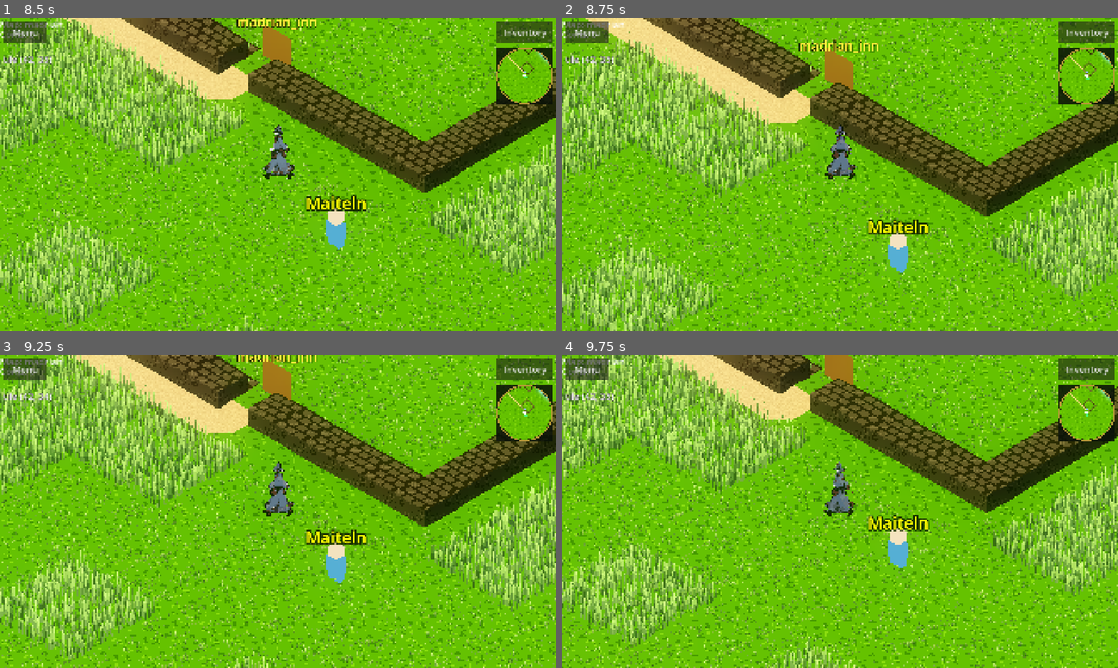
Above: before the commit, frames 1-4 (two rows, left to right).
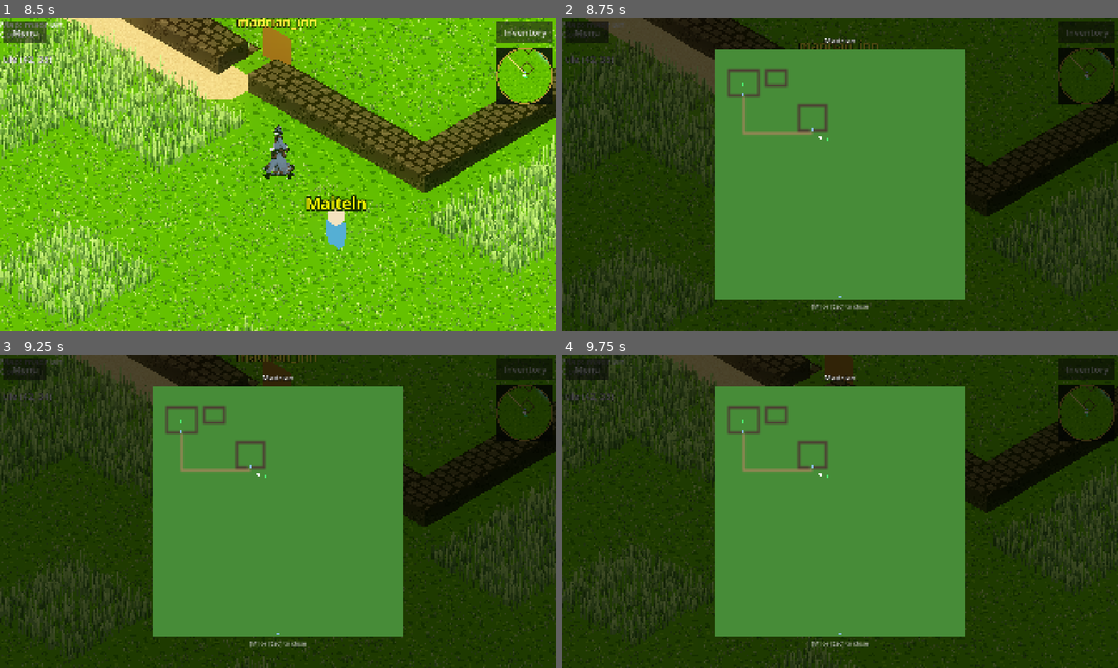
Above: after the commit, the same moments.

Repository: ChrisPauly97/pear-pudding-godot
Game: Godot game, scene res://scenes/ui/MenuScene.tscn
Same seed, same stepped clock (60 frames per second), same inputs: the game is played once before the commit and once after it.
Inputs (mouse positions are in pixels of both pictures, inside the frame that each line leads up to):
- Up to frame 1 (8.5 s): click "New Game" at 0.5 s; click "Venture Here" at 1.25 s; tap I (inventory) at 2, 2.75, 3.5, 4.25, 5, 5.65, 5.75 s; move the mouse to (400, 158) at 2.02 s; hold D (move_right) 2.03-2.75 s; hold E (interact) 2.03-2.75 s; click (400, 158) at 2.17 s; tap Space (jump) at 2.27, 5.27, 8.27 s; drag from (166, 190) to (250, 237) at 2.77 s; move the mouse to (333, 105) at 3.52 s; hold D (move_right) 3.53-4.25 s; tap 2 at 3.6 s; click (333, 105) at 3.67 s; drag from (250, 237) to (111, 127) at 4.27 s; move the mouse to (444, 221) at 5.02 s; hold A (move_left) 5.03-5.75 s; tap 4 at 5.1 s; click (444, 221) at 5.17 s; drag from (111, 127) to (194, 96) at 5.77 s; move the mouse to (305, 174) at 6.52 s; hold S (move_down) 6.53-7.25 s; tap 6 at 6.6 s; click (305, 174) at 6.67 s; tap Escape (ui_cancel) at 7.15 s; drag from (194, 96) to (166, 190) at 7.27 s; move the mouse to (400, 158) at 8.02 s; hold W (move_up) from 8.03 s (still down); tap 8 at 8.1 s; click (400, 158) at 8.17 s
- Up to frame 2 (8.75 s): keep holding W (move_up); tap M (map_view, bound only after the commit) at 8.65 s
- Up to frame 3 (9.25 s): release W (move_up) at 8.75 s; drag from (166, 527) to (250, 574) at 8.77 s
- Up to frame 4 (9.75 s): move the mouse to (895, 442) at 9.52 s; hold S (move_down) from 9.53 s (still down); tap O at 9.6 s; click (895, 442) at 9.67 s

Frame 1 is identical in both runs. In frame 2, 99% of the frame differs, in the area x 0-100%, y 0-100%; in frame 3, 99%; in frame 4, 99%.

Commit message:
TID-040: add M-key full-map view overlay for named maps
MapViewOverlay (CanvasLayer) renders the 100×100 tile grid as a
color-coded ImageTexture with entity dots (player, enemies, NPCs,
merchants, chests, doors). Toggle with M; close with M or Escape.
Only available in named-map mode. Input action map_view added to
project.godot.

https://claude.ai/code/session_01TAymhrjKjn5yEGcZadyQ8r

Diff:
--- a/project.godot
+++ b/project.godot
@@ -74,6 +74,11 @@
 "events": [Object(InputEventKey,"resource_local_to_scene":false,"resource_name":"","device":-1,"window_id":0,"alt_press …(192 unchanged characters)…
 ]
 }
+map_view={
+"deadzone": 0.5,
+"events": [Object(InputEventKey,"resource_local_to_scene":false,"resource_name":"","device":-1,"window_id":0,"alt_pressed":false,"shift_pressed":false,"ctrl_pressed":false,"meta_pressed":false,"pressed":false,"keycode":0,"physical_keycode":77,"key_label":0,"unicode":109,"location":0,"echo":false,"script":null)
+]
+}
 
 [rendering]
 
--- /dev/null
+++ b/scenes/ui/MapViewOverlay.gd
@@ -0,0 +1,189 @@
+# scenes/ui/MapViewOverlay.gd
+# Full-map view overlay toggled by the M key when in a named map.
+# Shows the 100×100 tile grid as a color-coded image with entity dots on top.
+extends CanvasLayer
+
+signal closed
+
+# Tile color palette
+const _COL_GRASS := Color(0.28, 0.55, 0.22)
+const _COL_WALL  := Color(0.30, 0.25, 0.20)
+const _COL_HILL  := Color(0.55, 0.42, 0.22)
+const _COL_PATH  := Color(0.62, 0.52, 0.35)
+const _COL_UNK   := Color(0.10, 0.10, 0.10)
+
+# Entity dot colours
+const _DOT_PLAYER   := Color(1.00, 1.00, 1.00)
+const _DOT_ENEMY    := Color(0.95, 0.20, 0.20)
+const _DOT_CHEST    := Color(1.00, 0.85, 0.10)
+const _DOT_DOOR     := Color(0.55, 0.75, 1.00)
+const _DOT_NPC      := Color(0.30, 0.95, 0.45)
+const _DOT_MERCHANT := Color(0.20, 0.90, 0.90)
+
+var _player: CharacterBody3D
+var _npc_nodes: Dictionary
+var _npc_data: Dictionary
+var _enemy_nodes: Dictionary
+var _chest_nodes: Dictionary
+var _door_nodes: Dictionary
+
+var _panel_pos: Vector2
+var _panel_size: float
+var _dot_layer: _DotLayer
+
+
+# ── Inner dot-drawing layer ───────────────────────────────────────────────────
+class _DotLayer extends Control:
+	var overlay  # untyped — inner class cannot reference outer by name
+
+	func _ready() -> void:
+		mouse_filter = MOUSE_FILTER_IGNORE
+
+	func _draw() -> void:
+		if overlay:
+			overlay._on_draw(self)
+
+
+# ─────────────────────────────────────────────────────────────────────────────
+
+func setup(world_map, map_name: String, player: CharacterBody3D,
+		npc_nodes: Dictionary, npc_data: Dictionary,
+		enemy_nodes: Dictionary, chest_nodes: Dictionary,
+		door_nodes: Dictionary) -> void:
+	_player      = player
+	_npc_nodes   = npc_nodes
+	_npc_data    = npc_data
+	_enemy_nodes = enemy_nodes
+	_chest_nodes = chest_nodes
+	_door_nodes  = door_nodes
+
+	var vp: Vector2 = get_viewport().get_visible_rect().size
+	var vh: float = vp.y
+	var vw: float = vp.x
+	_panel_size = minf(vw, vh) * 0.80
+	_panel_pos = Vector2((vw - _panel_size) * 0.5, (vh - _panel_size) * 0.5)
+
+	# ── Dim background ────────────────────────────────────────────────────────
+	var bg := ColorRect.new()
+	bg.color = Color(0.0, 0.0, 0.0, 0.70)
+	bg.size = vp
+	bg.mouse_filter = Control.MOUSE_FILTER_IGNORE
+	add_child(bg)
+
+	# ── Panel ─────────────────────────────────────────────────────────────────
+	var panel := ColorRect.new()
+	panel.color = Color(0.08, 0.08, 0.10, 1.0)
+	panel.size = Vector2(_panel_size, _panel_size)
+	panel.position = _panel_pos
+	panel.mouse_filter = Control.MOUSE_FILTER_IGNORE
+	add_child(panel)
+
+	# ── Tile grid image ───────────────────────────────────────────────────────
+	var tex: ImageTexture = _build_map_texture(world_map)
+	var tex_rect := TextureRect.new()
+	tex_rect.texture = tex
+	tex_rect.size = Vector2(_panel_size, _panel_size)
+	tex_rect.position = _panel_pos
+	tex_rect.expand_mode = TextureRect.EXPAND_IGNORE_SIZE
+	tex_rect.stretch_mode = TextureRect.STRETCH_SCALE
+	tex_rect.mouse_filter = Control.MOUSE_FILTER_IGNORE
+	add_child(tex_rect)
+
+	# ── Entity dot layer ──────────────────────────────────────────────────────
+	_dot_layer = _DotLayer.new()
+	_dot_layer.overlay = self
+	_dot_layer.size = vp
+	_dot_layer.mouse_filter = Control.MOUSE_FILTER_IGNORE
+	add_child(_dot_layer)
+
+	# ── Title label ───────────────────────────────────────────────────────────
+	var font_size: int = int(vh * 0.025)
+	var title := Label.new()
+	title.text = map_name.capitalize().replace("_", " ")
+	title.add_theme_font_size_override("font_size", font_size)
+	title.add_theme_color_override("font_color", Color.WHITE)
+	title.add_theme_color_override("font_shadow_color", Color.BLACK)
+	title.add_theme_constant_override("shadow_offset_x", 1)
+	title.add_theme_constant_override("shadow_offset_y", 1)
+	title.horizontal_alignment = HORIZONTAL_ALIGNMENT_CENTER
+	title.size = Vector2(_panel_size, font_size * 1.6)
+	title.position = Vector2(_panel_pos.x, _panel_pos.y - font_size * 1.8)
+	add_child(title)
+
+	# ── Close hint ────────────────────────────────────────────────────────────
+	var hint := Label.new()
+	hint.text = "[M] or [Esc] to close"
+	hint.add_theme_font_size_override("font_size", int(vh * 0.020))
+	hint.add_theme_color_override("font_color", Color(0.75, 0.75, 0.75))
+	hint.horizontal_alignment = HORIZONTAL_ALIGNMENT_CENTER
+	hint.size = Vector2(_panel_size, int(vh * 0.030))
+	hint.position = Vector2(_panel_pos.x, _panel_pos.y + _panel_size + int(vh * 0.008))
+	add_child(hint)
+
+
+func _build_map_texture(world_map) -> ImageTexture:
+	var img := Image.create(100, 100, false, Image.FORMAT_RGB8)
+	for tz in range(100):
+		for tx in range(100):
+			var tile: int = world_map.get_tile(tx, tz)
+			img.set_pixel(tx, tz, _tile_color(tile))
+	return ImageTexture.create_from_image(img)
+
+
+func _tile_color(tile: int) -> Color:
+	match tile:
+		IsoConst.TILE_GRASS: return _COL_GRASS
+		IsoConst.TILE_WALL:  return _COL_WALL
+		IsoConst.TILE_HILL:  return _COL_HILL
+		IsoConst.TILE_PATH:  return _COL_PATH
+		_:                   return _COL_UNK
+
+
+# Called by _DotLayer._draw()
+func _on_draw(canvas: Control) -> void:
+	# Entity nodes carry world positions; convert to tile coords then panel pixels.
+	_draw_group(canvas, _enemy_nodes, _DOT_ENEMY, 4.0, false)
+	_draw_group(canvas, _chest_nodes, _DOT_CHEST, 4.0, false)
+	_draw_group(canvas, _door_nodes,  _DOT_DOOR,  4.0, false)
+	_draw_npcs(canvas)
+	# Player last so it's on top
+	if is_instance_valid(_player):
+		var tp: Vector2 = _world_to_panel(_player.position.x, _player.position.z)
+		canvas.draw_circle(tp, 6.0, _DOT_PLAYER)
+
+
+func _draw_group(canvas: Control, nodes: Dictionary, color: Color,
+		radius: float, _unused: bool) -> void:
+	for id in nodes:
+		var n: Node3D = nodes[id]
+		if not is_instance_valid(n):
+			continue
+		var tp: Vector2 = _world_to_panel(n.position.x, n.position.z)
+		canvas.draw_circle(tp, radius, color)
+
+
+func _draw_npcs(canvas: Control) -> void:
+	for id in _npc_nodes:
+		var n: Node3D = _npc_nodes[id]
+		if not is_instance_valid(n):
+			continue
+		var data: Dictionary = _npc_data.get(id, {})
+		var is_merchant: bool = str(data.get("npc_type", "")) == "merchant"
+		var col: Color = _DOT_MERCHANT if is_merchant else _DOT_NPC
+		var tp: Vector2 = _world_to_panel(n.position.x, n.position.z)
+		canvas.draw_circle(tp, 4.0, col)
+
+
+func _world_to_panel(wx: float, wz: float) -> Vector2:
+	var tx: float = wx / IsoConst.TILE_SIZE
+	var tz: float = wz / IsoConst.TILE_SIZE
+	var px: float = _panel_pos.x + (tx / 100.0) * _panel_size
+	var pz: float = _panel_pos.y + (tz / 100.0) * _panel_size
+	return Vector2(px, pz)
+
+
+func _unhandled_input(event: InputEvent) -> void:
+	if event.is_action_pressed("map_view") or event.is_action_pressed("ui_cancel"):
+		get_viewport().set_input_as_handled()
+		closed.emit()
+		queue_free()
--- a/scenes/world/WorldScene.gd
+++ b/scenes/world/WorldScene.gd
@@ -8,6 +8,7 @@
 const ChunkRenderer   = preload("res://scenes/world/ChunkRenderer.gd")
 const TerrainMath     = preload("res://game_logic/TerrainMath.gd")
 const Minimap         = preload("res://scenes/world/Minimap.gd")
+const MapViewOverlay  = preload("res://scenes/ui/MapViewOverlay.gd")
 const _TerrainShader: Shader = preload("res://assets/shaders/terrain.gdshader")
 const TextureGen = preload("res://game_logic/TextureGen.gd")
 
@@ -101,6 +102,7 @@
 var _dialogue_label: Label
 var _coord_label: Label
 var _minimap: Node
+var _map_overlay: Node = null
 var _dialogue_timer: float = 0.0
 const DIALOGUE_DURATION: float = 4.0
 
@@ -957,7 +959,19 @@
 		_show_tip("Walk into an enemy to start a battle")
 
 func _unhandled_input(event: InputEvent) -> void:
-	if event.is_action_pressed("inventory"):
+	if event.is_action_pressed("map_view") and not _is_infinite:
+		if _map_overlay != null:
+			_map_overlay.queue_free()
+			_map_overlay = null
+		else:
+			_map_overlay = MapViewOverlay.new()
+			add_child(_map_overlay)
+			_map_overlay.setup(world_map, map_name, _player,
+				_npc_nodes, _active_npc_data,
+				_enemy_nodes, _chest_nodes, _door_nodes)
+			_map_overlay.closed.connect(func() -> void: _map_overlay = null)
+		get_viewport().set_input_as_handled()
+	elif event.is_action_pressed("inventory"):
 		GameBus.inventory_requested.emit()
 		get_viewport().set_input_as_handled()
 
Not shown, changed: docs/agent/ui-and-scene-management.md
Not shown, changed: tasks/goals/GID-015--consolidate-maps-map-view/TID-040--map-view-overlay.md
Not shown, changed: tasks/goals/GID-015--consolidate-maps-map-view/goal.md
Not shown, changed: tasks/index.md
